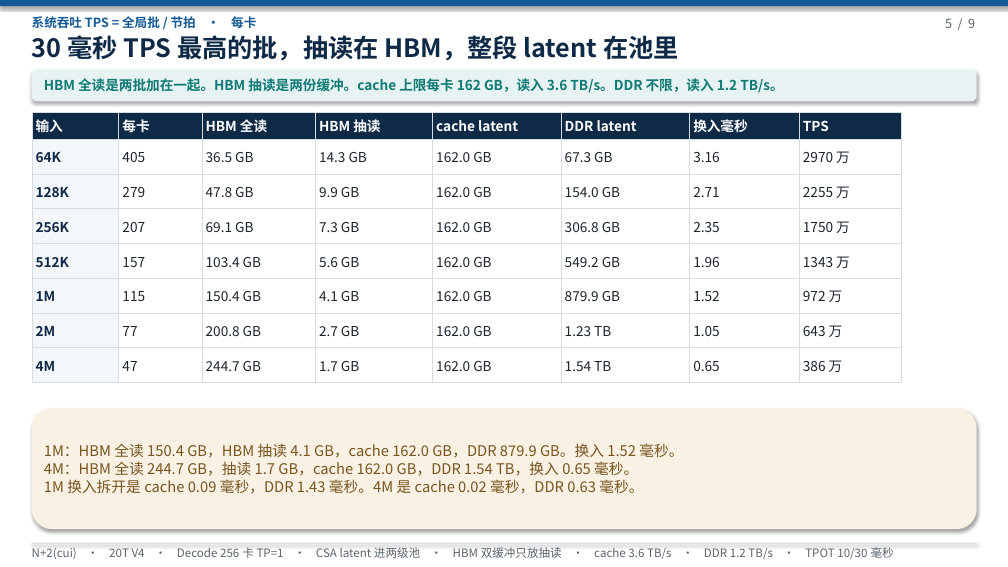
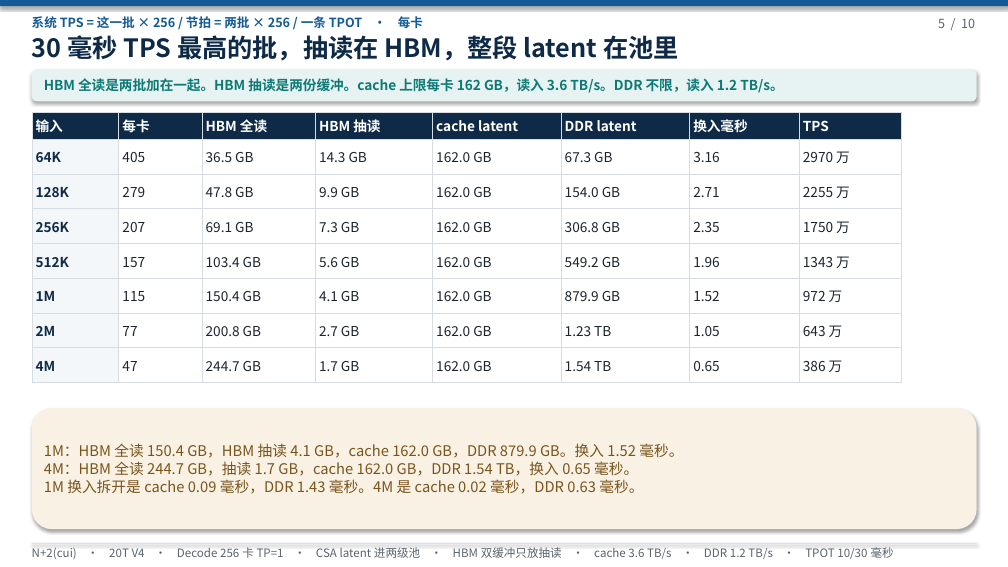
Before and after one commit to 69515164-rgb/UCL-MPComm, a slide deck: slide 5 of docs/N+2(cui)-20T-V4-两级池放CSA LATENT HBM DB抽读-590A.pptx. Drawn at 1008x567 pixels with LibreOffice and Linux fonts; fonts in the diff are those of the drawing. Boxes give left, top, right and bottom in pixels: in the first picture for what was removed or moved away, otherwise in the second. Text is boxed around its words. In the diff, an @@ line names an element or a change of style, - is before the commit and + after.

```diff
--- a/docs/N+2(cui)-20T-V4-两级池放CSA LATENT HBM DB抽读-590A.pptx
+++ b/docs/N+2(cui)-20T-V4-两级池放CSA LATENT HBM DB抽读-590A.pptx
@@ text at <box>32,16,423,28</box>: text changed @@
-系统吞吐 TPS = 全局批 / 节拍 · 每卡
+系统 TPS = 这一批 × 256 / 节拍 = 两批 × 256 / 一条 TPOT · 每卡
@@ text at <box>938,18,975,28</box>: text changed @@
-5 / 9
+5 / 10
```
Also in this commit, not shown: 8 other slides changed, 1 slide added, 1 other file.
